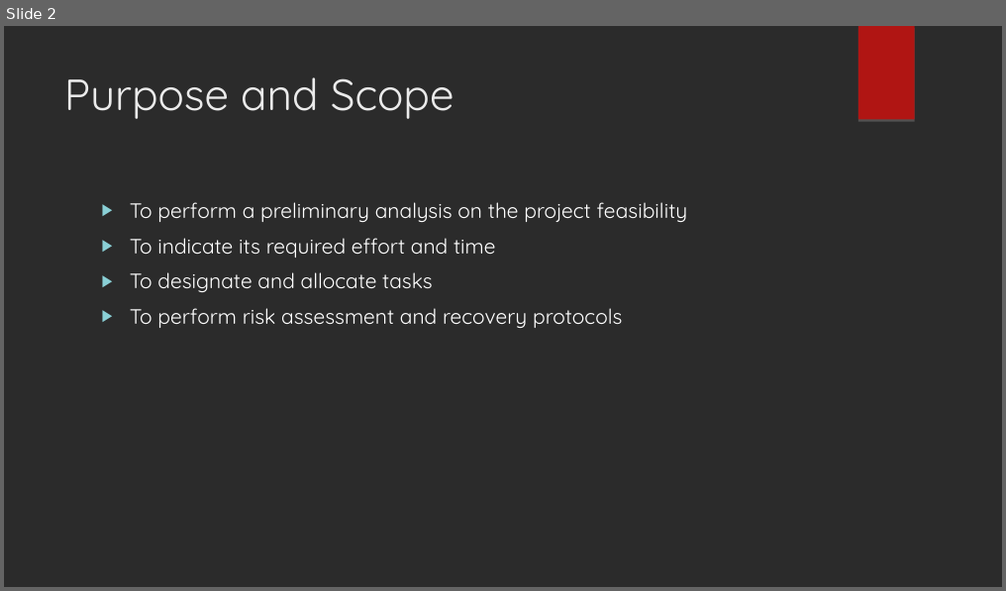
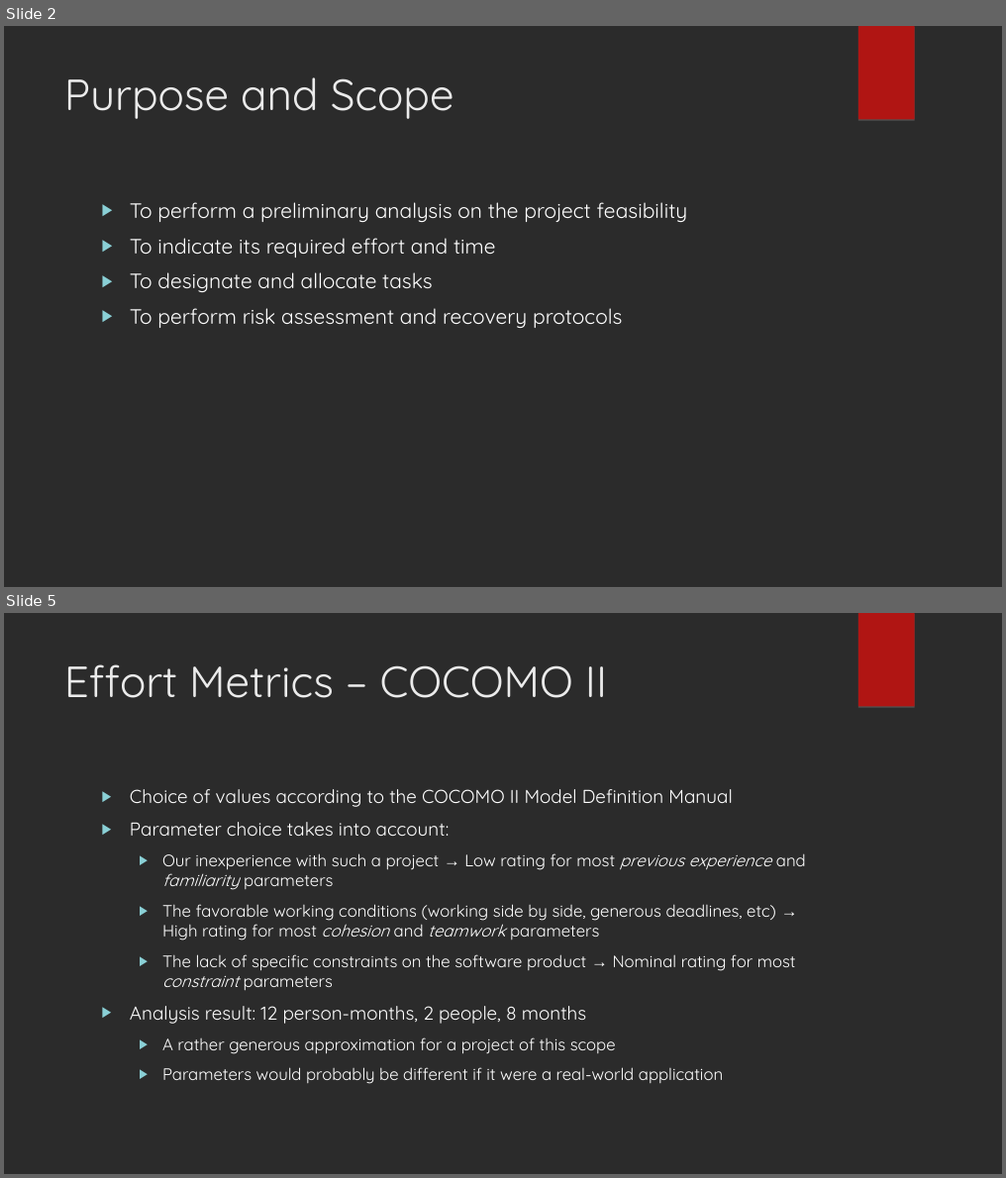
Before and after one commit to cannizzoa/AgalbatoCannizzo, a slide deck: Presentazione/Project Plan.ppt. Shown one above the other, each under a label of ours: slide 2 before the commit, slides 2 and 5 after it; the slides between them are not shown. The pictures are 1006x591 and 1006x1178 pixels, drawn with LibreOffice and Linux fonts; fonts in the diff are those of the drawing; background and template pictures are left out; a plain dark background stands for a picture behind light text. Boxes give left, top, right and bottom in pixels: in the first picture for what was removed or moved away, otherwise in the second. Text is boxed around its words. In the diff, an @@ line names an element or a change of style, - is before the commit and + after.

Commit message:
Effort metrics

```diff
--- a/Presentazione/Project Plan.ppt
+++ b/Presentazione/Project Plan.ppt
@@ slide 5 added at bbox=[4, 613, 1002, 1174], background picture (left out); not listed: 1 template element that a slide beside it also shows @@
@@ title added at bbox=[64, 664, 607, 698], 42 pt, text #EBEBEB @@
+Effort Metrics – COCOMO II
@@ text added at bbox=[130, 789, 806, 1084], 16 pt, text #FFFFFF @@
+▶ Choice of values according to the COCOMO II Model Definition Manual
+▶ Parameter choice takes into account:
+  ▶ Our inexperience with such a project → Low rating for most previous experience and familiarity parameters
+  ▶ The favorable working conditions (working side by side, generous deadlines, etc) → High rating for most cohesion and teamwork parameters
+  ▶ The lack of specific constraints on the software product → Nominal rating for most constraint parameters
+▶ Analysis result: 12 person-months, 2 people, 8 months
+  ▶ A rather generous approximation for a project of this scope
+  ▶ Parameters would probably be different if it were a real-world application
```
Also in this commit, not shown: 6 other slides changed, 2 other slides added, 2 slides removed, 4 other files.
